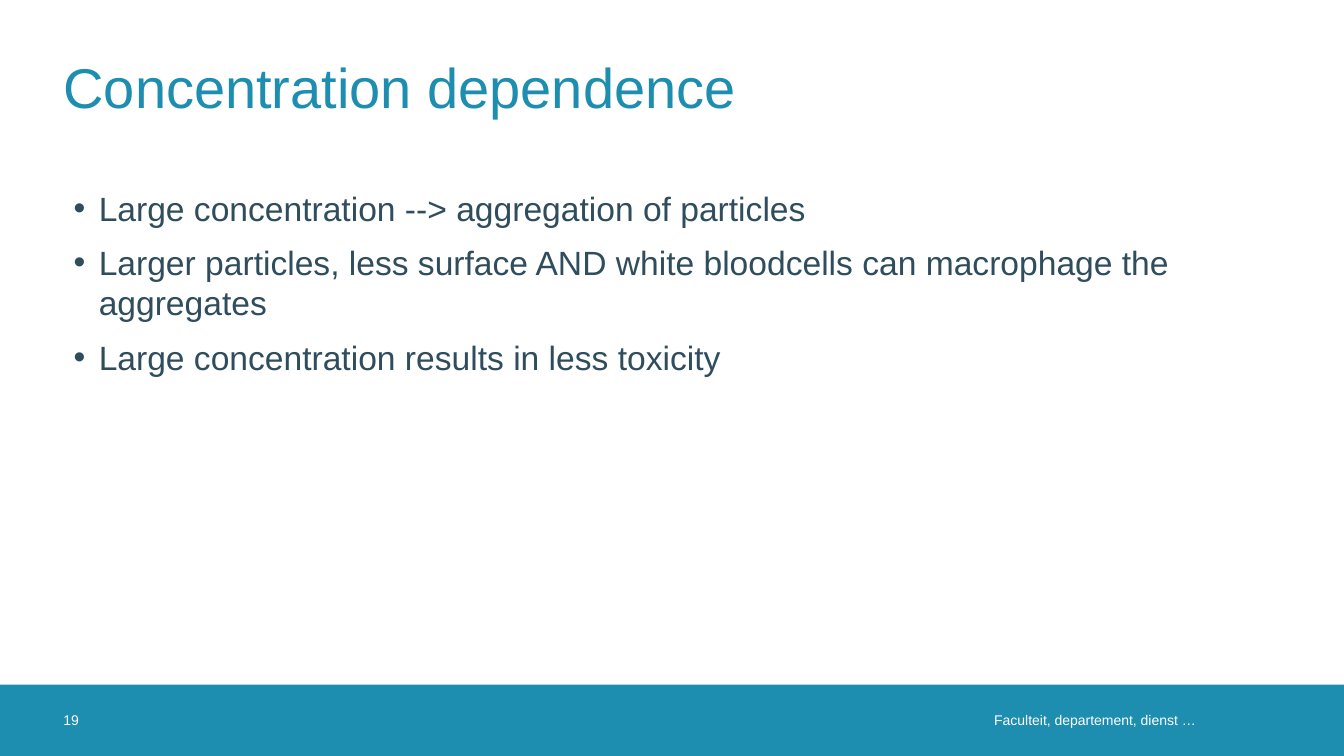
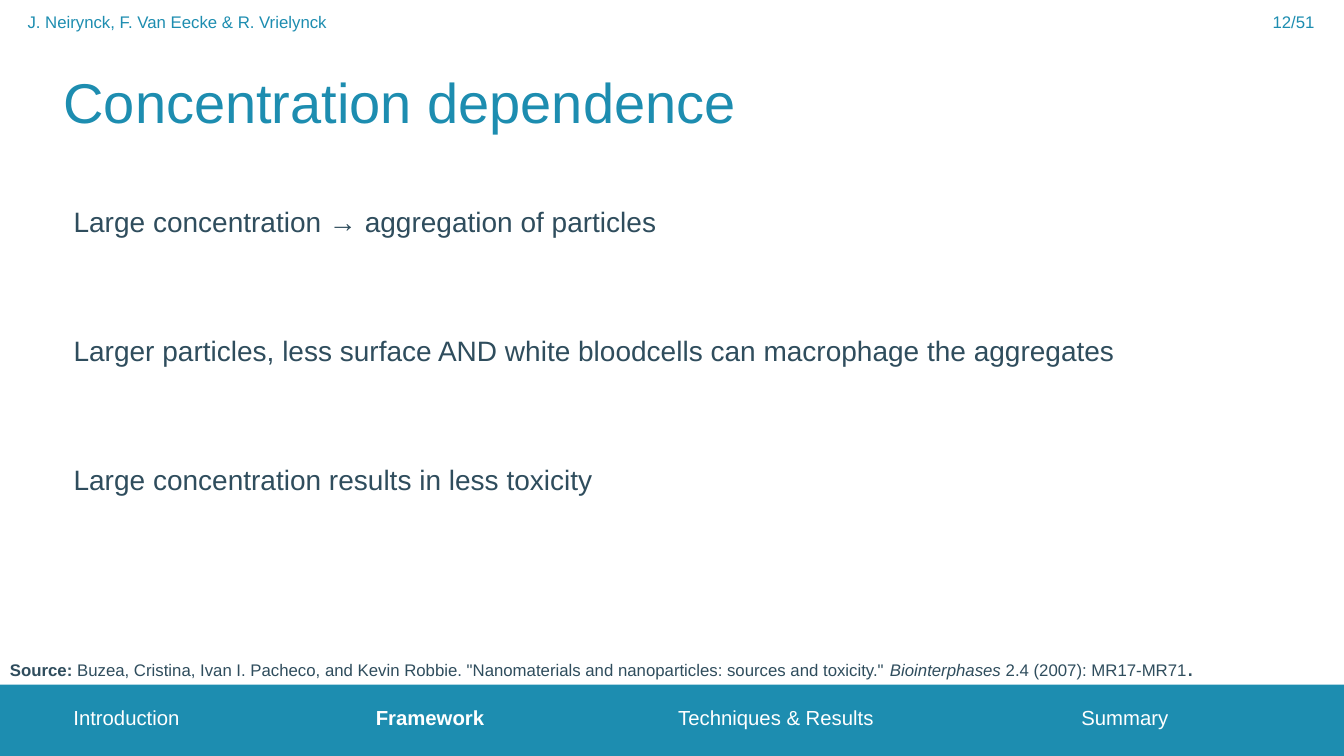
Before and after one commit to FrederikVanEecke/PresentationClusters, a slide deck: slide 12 of NanoparticleToxicity.pptx (slide 19 before the commit). Drawn at 1344x756 pixels with LibreOffice and Linux fonts; fonts in the diff are those of the drawing; background and template pictures are left out. Boxes give left, top, right and bottom in pixels: in the first picture for what was removed or moved away, otherwise in the second. Text is boxed around its words. In the diff, an @@ line names an element or a change of style, - is before the commit and + after.

```diff
--- a/NanoparticleToxicity.pptx
+++ b/NanoparticleToxicity.pptx
@@ text added at [28, 16, 326, 32], 12 pt, text #1D8DB0 @@
+J. Neirynck, F. Van Eecke & R. Vrielynck
@@ page number added at [1273, 16, 1315, 28], 12 pt, text #1D8DB0 @@
+12/51
@@ title "Concentration dependence": place and size @@
-title "Concentration dependence" at [63, 67, 735, 118]
+title "Concentration dependence" at [64, 82, 735, 132]
@@ text at [74, 211, 656, 237]: text changed; size 24 to 20 pt @@
-• Large concentration --> aggregation of particles
+Large concentration → aggregation of particles
@@ text at [74, 340, 1114, 495]: size 24 to 20 pt in "Larger particles, less surface AND white bloodcells ...", "Large concentration results in less toxicity"; bullet • to none; line spacing 1 to 1.5 @@
@@ text added at [10, 664, 1186, 680], 12 pt, text #2F4D5D @@
+Source: Buzea, Cristina, Ivan I. Pacheco, and Kevin Robbie. "Nanomaterials and nanoparticles: sources and toxicity." Biointerphases 2.4 (2007): MR17-MR71.
@@ page number removed at [63, 715, 79, 725] @@
-19
@@ text added at [73, 710, 1168, 730], 14.5 pt, text #FFFFFF @@
+Introduction Framework Techniques & Results Summary
@@ text removed at [994, 715, 1178, 728] @@
-Faculteit, departement, dienst …
```
Also in this commit, not shown: 21 other slides changed, 28 slides added, 2 slides removed.
